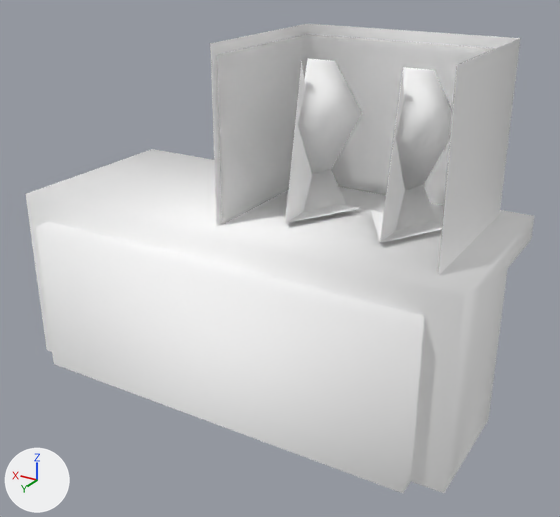
The glTF model public/3d/item/model__item__shop.ofs_3798_0/3798kg_sh1_21.gltf: old version first, new version second.
Camera for both pictures: a 50 mm lens placed at (-1.56, 2.49, 1.79), pointed at (-0.08, 0.03, 0.55). Lighting does not change. The marker at lower left points along +X, +Y and +Z. The first picture is the older version.

In view in the first picture: '3798kg_sh1_21'.
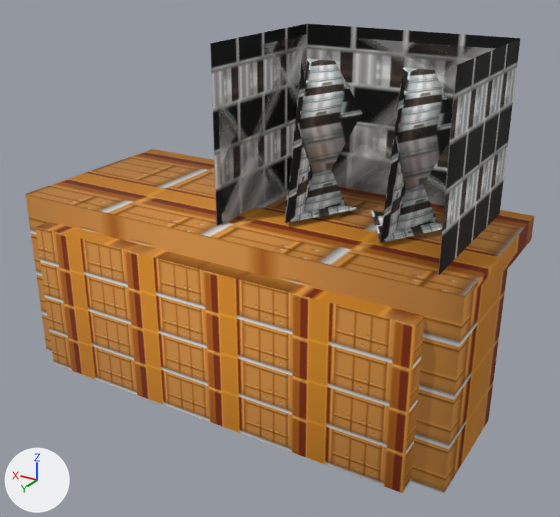
Where the change shows, as pixel boxes [x1, y1, x2, y2] in the pictures (560 x 517 px):
'3798kg_sh1_21', surface changed (white to orange)
    both: [26, 24, 534, 493]

Edits to the bpy script that builds the scene:
```text
Add img_sh1_21_1:
    img_sh1_21_1 = load_image('sh1_21_1', '_unpacked/sh1_21_1', 32, 32, 'sRGB')
Add img_sh1_21_0:
    img_sh1_21_0 = load_image('sh1_21_0', '_unpacked/sh1_21_0', 32, 32, 'sRGB')
Add img_sh1_21_2:
    img_sh1_21_2 = load_image('sh1_21_2', '_unpacked/sh1_21_2', 64, 32, 'sRGB')
Change mat_sh1_21_3:
    where n0 = _N.new('ShaderNodeBsdfPrincipled'); n0.name = 'Principled BSDF'
    remove n0.inputs[0].default_value = (1.0, 1.0, 1.0, 1.0)  # 'Base Color', white #ffffff
    remove n0.inputs[4].default_value = 0.387  # 'Alpha'
    add n2 = _N.new('ShaderNodeMath'); n2.name = 'Math'
    add n2.operation = 'MULTIPLY'
    add n2.inputs[1].default_value = 0.387  # 'Value'
    add n3 = _N.new('ShaderNodeTexImage'); n3.name = 'Image Texture'
    add n3.image = img_sh1_21_0
    add _L.new(n2.outputs[0], n0.inputs[4])  # 'Value' to 'Alpha'
    add _L.new(n3.outputs[0], n0.inputs[0])  # 'Color' to 'Base Color'
    add _L.new(n3.outputs[1], n2.inputs[0])  # 'Alpha' to 'Value'
Change mat_sh1_21_2:
    remove mat_sh1_21_2.base_color = (1.0, 1.0, 1.0)  # white #ffffff
    add mat_sh1_21_2.texture = img_sh1_21_2
Change mat_sh1_21_0:
    remove mat_sh1_21_0.base_color = (1.0, 1.0, 1.0)  # white #ffffff
    add mat_sh1_21_0.texture = img_sh1_21_0
Change mat_sh1_21_1:
    remove mat_sh1_21_1.base_color = (1.0, 1.0, 1.0)  # white #ffffff
    add mat_sh1_21_1.texture = img_sh1_21_1
```
